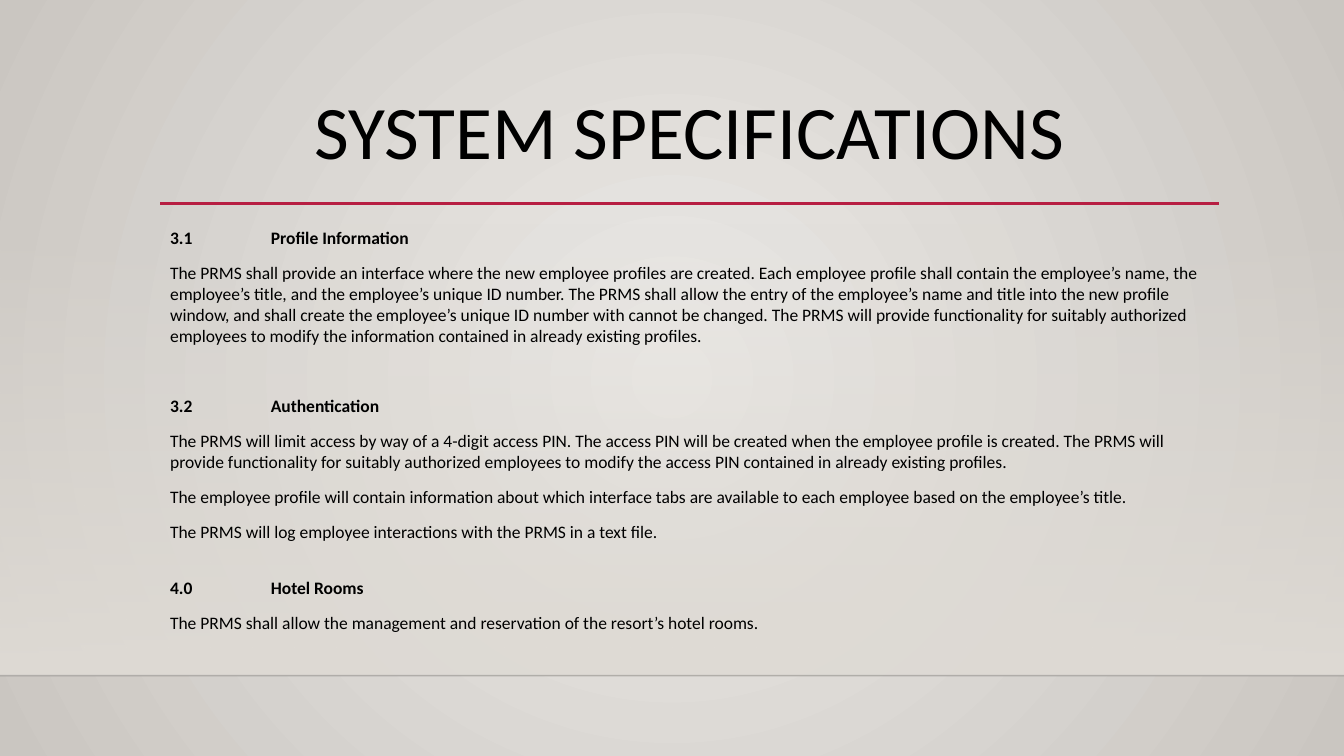
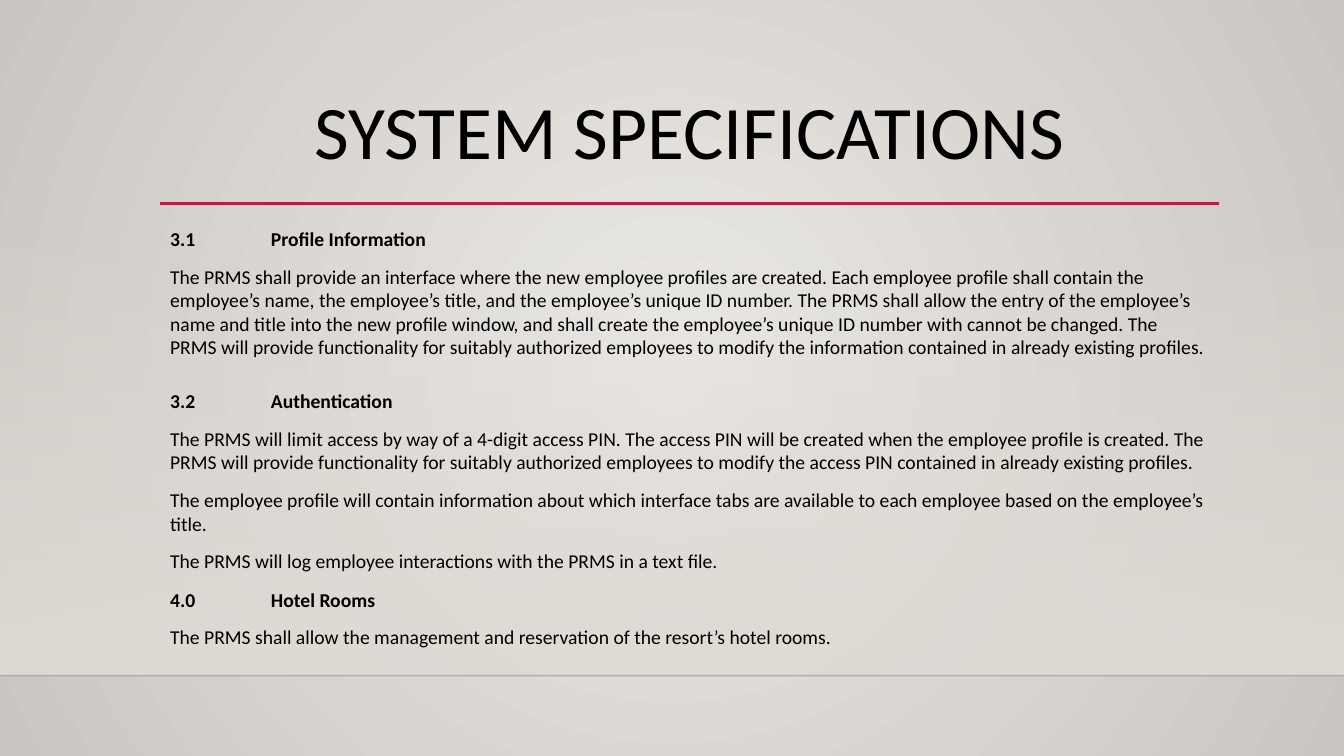
Before and after one commit to FergK/PhoenixHotel, a slide deck: slide 5 of TeamPhoenixPitchDeck.pptx (slide 4 before the commit). Drawn at 1344x756 pixels with LibreOffice and Linux fonts; fonts in the diff are those of the drawing; background and template pictures are left out. Boxes give left, top, right and bottom in pixels: in the first picture for what was removed or moved away, otherwise in the second. Text is boxed around its words. In the diff, an @@ line names an element or a change of style, - is before the commit and + after.

Commit message:
Updated Formatting and Changed Slides

```diff
--- a/TeamPhoenixPitchDeck.pptx
+++ b/TeamPhoenixPitchDeck.pptx
@@ text "3.1 Profile Information" at (x1=170, y1=232, x2=1204, y2=648): size 12.5 to 14 pt @@
```
Also in this commit, not shown: 1 other slide changed.
